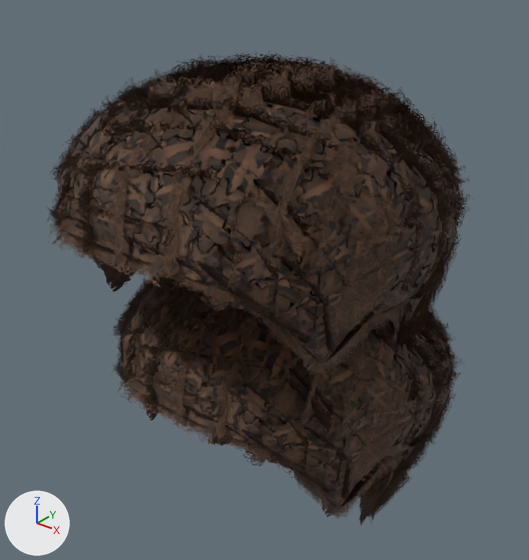
The glTF model packages/wanderworld/assets/models/avatar-hair-curly.glb, before and after one commit.
Camera for both pictures: a camera (50 mm lens) standing at (0.225, -0.319, 1.862) and looking at (-0.01, -0.026, 1.68). Every picture has the same lights, and +X, +Y and +Z are marked at lower left. The first picture is the older version.

In view in the first picture: 'female', 'male'.
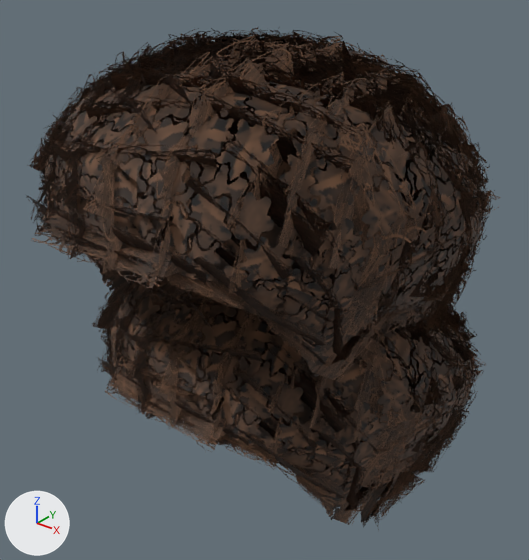
What differs and where, as boxes [x1, y1, x2, y2] in the pictures (529 x 560 px; the box of a moved part takes in the faces that stretch with it):
```json
{"object": "male", "change": "reshaped", "before": [46, 50, 473, 378], "after": [26, 28, 500, 382], "on screen": "11% wider, 8% taller"}
{"object": "female", "change": "reshaped", "before": [109, 274, 466, 525], "after": [93, 268, 486, 530], "on screen": "10% wider"}
{"part": 1, "of": "me_female", "change": "moved or reshaped", "before": [113, 276, 451, 525], "after": [97, 268, 472, 526]}
{"part": 2, "of": "me_male", "change": "moved or reshaped", "before": [59, 60, 459, 375], "after": [45, 38, 482, 377]}
{"part": 3, "of": "me_male", "change": "surface changed", "before": [46, 50, 473, 378], "after": [26, 28, 500, 382]}
```

The change, as JSON lines over the scene's bpy script:
```json
{"block": "me_female", "where": "# used by ob_female; location = (0.0, 0.0, 0.0)"}
{"op": "remove", "block": "me_female", "code": "me_female.from_pydata(...)  # 2196 vertices, 2192 faces; spans x -0.098..0.098, y -0.125..0.092, z 1.506..1.706"}
{"op": "add", "block": "me_female", "code": "me_female.from_pydata(...)  # 2196 vertices, 2192 faces; spans x -0.109..0.109, y -0.133..0.104, z 1.506..1.718"}
{"block": "me_female", "change": "me_female part 1: 1739 of 2196 vertices moved; they spanned x -0.098..0.098, y -0.125..0.092, z 1.506..1.706 and now span x -0.109..0.109, y -0.133..0.104, z 1.506..1.718; mean shift (0.0, 0.002, 0.003); largest move (0.019, -0.088, 1.701) -> (0.021, -0.092, 1.713)"}
{"block": "me_male", "where": "# used by ob_male; location = (0.0, 0.0, 0.0)"}
{"op": "remove", "block": "me_male", "code": "me_male.from_pydata(...)  # 2196 vertices, 2192 faces; spans x -0.098..0.098, y -0.153..0.08, z 1.605..1.807"}
{"op": "add", "block": "me_male", "code": "me_male.from_pydata(...)  # 2196 vertices, 2192 faces; spans x -0.109..0.109, y -0.161..0.092, z 1.606..1.819"}
{"block": "me_male", "change": "me_male part 2: 1733 of 2196 vertices moved; they spanned x -0.098..0.098, y -0.153..0.08, z 1.605..1.807 and now span x -0.109..0.109, y -0.161..0.092, z 1.606..1.819; mean shift (0.0, 0.002, 0.003); largest move (0.02, -0.055, 1.806) -> (0.021, -0.056, 1.818)"}
{"block": "me_male", "change": "me_male part 3: 639 kept faces spanning x -0.109..0.109, y -0.161..0.092, z 1.606..1.819 get new texture (UV) coordinates"}
```
